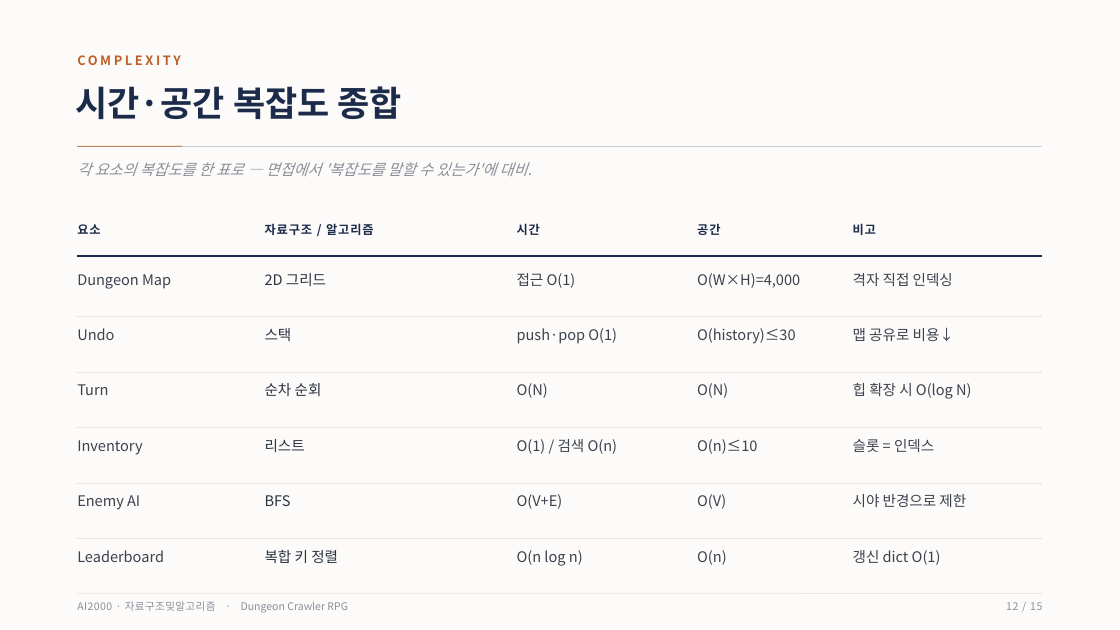
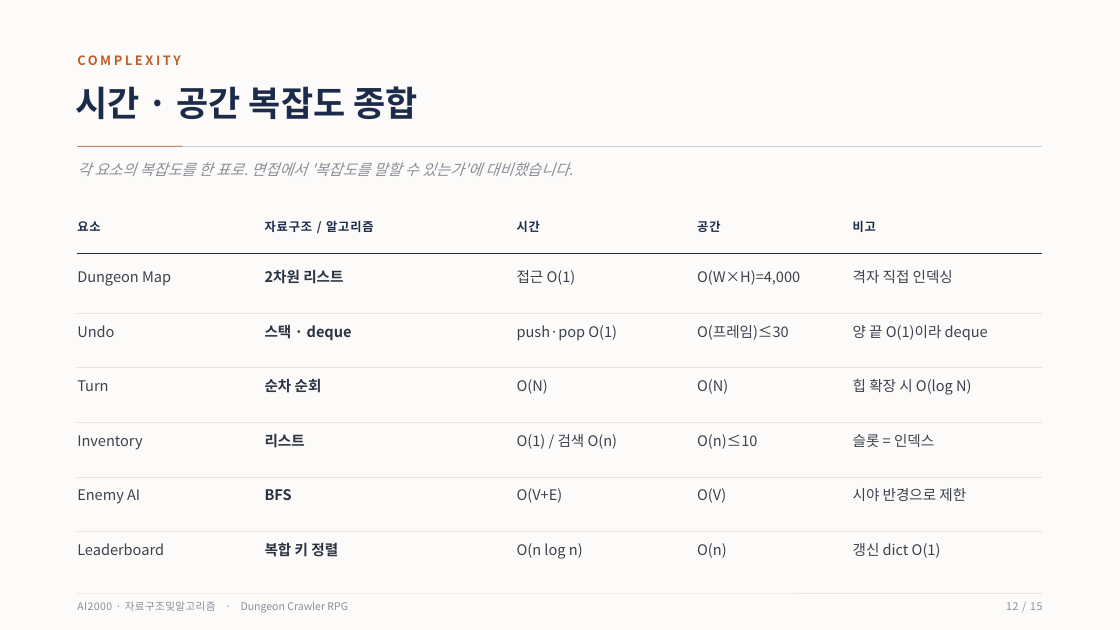
Before and after one commit to chcj5w0/DSA_Dungeon_Project, a slide deck: slide 12 of DSA_Project_평가발표.pptx. Drawn at 1120x630 pixels with LibreOffice and Linux fonts; fonts in the diff are those of the drawing. Boxes give left, top, right and bottom in pixels: in the first picture for what was removed or moved away, otherwise in the second. Text is boxed around its words. In the diff, an @@ line names an element or a change of style, - is before the commit and + after.

```diff
--- a/DSA_Project_평가발표.pptx
+++ b/DSA_Project_평가발표.pptx
@@ text at [76,86,417,119]: spaces changed @@
-시간·공간 복잡도 종합
+시간 · 공간 복잡도 종합
@@ text at [77,162,573,176]: text changed @@
-각 요소의 복잡도를 한 표로 — 면접에서 '복잡도를 말할 수 있는가'에 대비.
+각 요소의 복잡도를 한 표로. 면접에서 '복잡도를 말할 수 있는가'에 대비했습니다.
@@ elbow line (77, 254) - (1042, 254): route changed @@
@@ text at [265,269,343,284]: text changed; bold on @@
-2D 그리드
+2차원 리스트
@@ text at [265,324,352,340]: text changed; bold on @@
-스택
+스택 · deque
@@ text at [697,325,789,340]: text changed @@
-O(history)≤30
+O(프레임)≤30
@@ text at [853,325,988,341]: text changed @@
-맵 공유로 비용↓
+양 끝 O(1)이라 deque
@@ 17 texts, 5 elbow lines: place and size @@
-17 texts, 5 elbow lines at [77,317,1042,566]
+17 texts, 5 elbow lines at [77,313,1042,559]
@@ bold on in 4 elements at [265,378,322,393], [265,433,305,448], [265,489,292,500], [265,542,338,557] @@
```
Also in this commit, not shown: 14 other slides changed, 10 other files.
